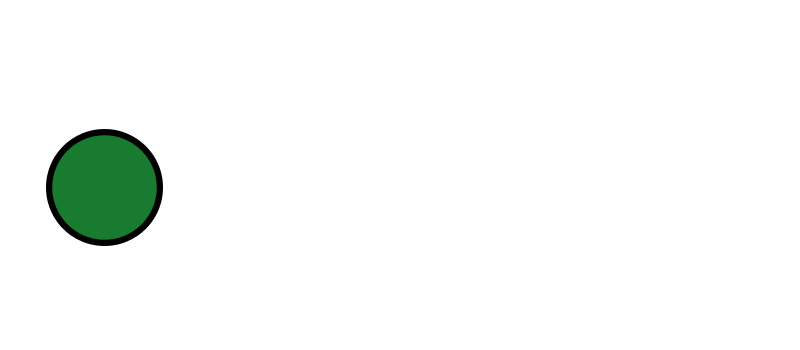
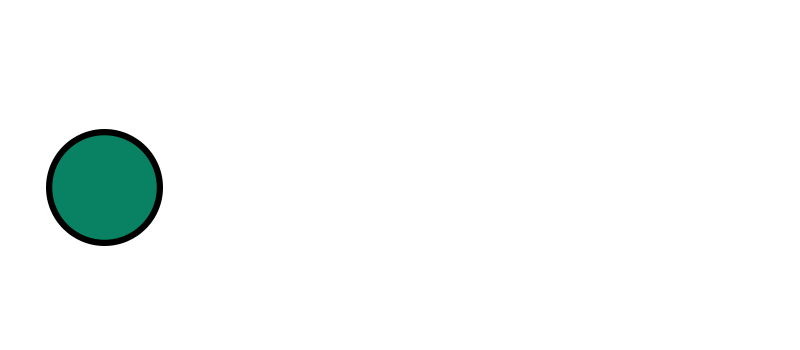
The second 800×350 image is a revision of the first. Changes to its layers:
painted on "Ellipse 1" over (52, 135, 157, 240)
